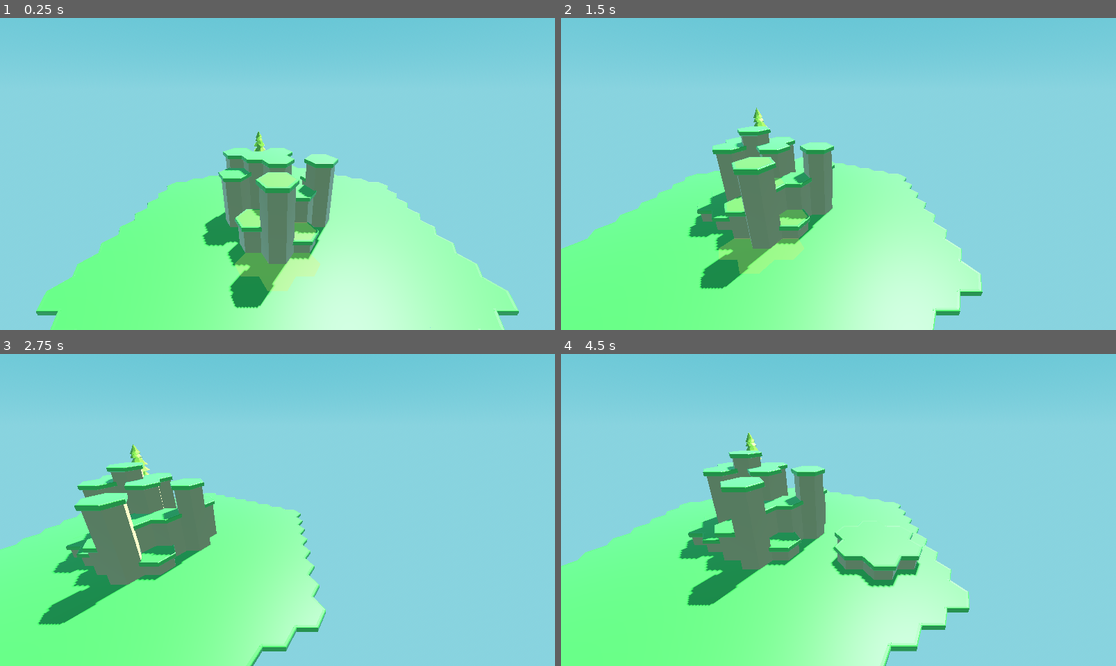
Above: before the commit, frames 1-4 (two rows, left to right).
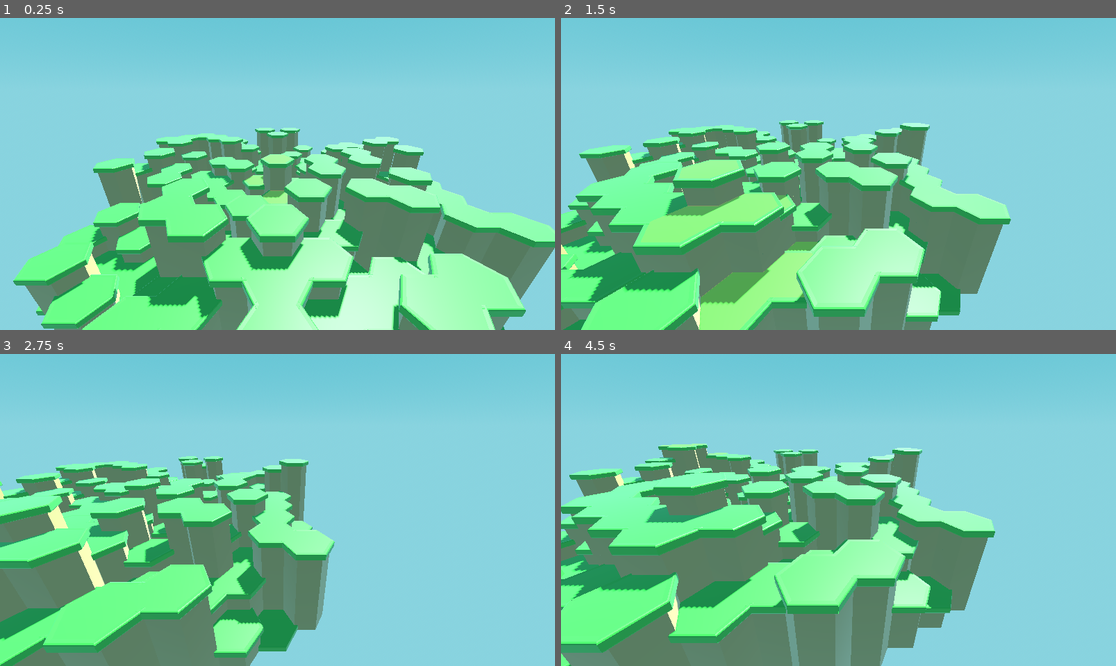
Above: after the commit, the same moments.

Repository: sixthkind/hexagon-godot
Game: Godot game, scene res://scene.tscn
Two runs of this game, one before a commit and one after it. Both use one fixed random seed, a clock stepped at 60 frames per second and the inputs below.
Inputs (mouse positions are in pixels of both pictures, inside the frame that each line leads up to):
- Up to frame 1 (0.25 s): no input
- Up to frame 2 (1.5 s): tap Enter at 0.5 s; move the mouse to (960, 158) at 0.52 s; hold D 0.53-1.25 s; tap Q at 0.6 s; click (960, 158) at 0.67 s; drag from (727, 189) to (810, 236) at 1.27 s
- Up to frame 3 (2.75 s): tap Space at 2 s; move the mouse to (333, 441) at 2.02 s; hold D from 2.03 s (still down); tap Shift at 2.1 s
- Up to frame 4 (4.5 s): release D at 2.75 s; drag from (810, 572) to (672, 463) at 2.77 s; tap Enter at 3.5 s; move the mouse to (1005, 556) at 3.52 s; hold A 3.53-4.25 s; tap Q at 3.6 s; drag from (672, 463) to (755, 432) at 4.27 s

The runs differ from the first frame. In frame 1, 31% of the frame differs, in the area x 2-100%, y 35-100%; in frame 2, 34%; in frame 3, 26%; in frame 4, 35%, in the area x 0-79%, y 25-100%.

Commit message:
Allow multiple decorations for a terrain type

Diff:
--- a/scene.tscn
+++ b/scene.tscn
@@ -7,11 +7,16 @@
 [ext_resource type="PackedScene" uid="uid://dxmtvw53ncot7" path="res://models/terrain/grass_overhang.glb" id="4_0svjd"]
 [ext_resource type="PackedScene" uid="uid://b5qhdi4j2lfj4" path="res://models/terrain/dirt_terrain.glb" id="4_lnbnb"]
 [ext_resource type="PackedScene" uid="uid://n8tedky57mt0" path="res://scenes/hexagon.tscn" id="5_u0dwq"]
+[ext_resource type="PackedScene" uid="uid://b3okb8iouifxh" path="res://models/terrain/forest_cover.glb" id="7_sd3f2"]
 [ext_resource type="PackedScene" uid="uid://p5vps6iuy5m4" path="res://models/terrain/sand_cover.glb" id="8_6jxas"]
 [ext_resource type="Material" uid="uid://bcyp542pqibbn" path="res://materials/water_material.tres" id="8_hs4hb"]
 [ext_resource type="PackedScene" uid="uid://c0v6vgdwu3y6m" path="res://models/highlight.glb" id="8_l371f"]
 [ext_resource type="PackedScene" uid="uid://b8aeun0qo1557" path="res://models/terrain/sand_overhang.glb" id="9_wmoyh"]
+[ext_resource type="Script" path="res://scripts/Decoration.gd" id="9_xjuar"]
+[ext_resource type="PackedScene" uid="uid://cagfmc8dx3jnc" path="res://models/terrain/forest_overhang.glb" id="10_4fihw"]
 [ext_resource type="PackedScene" uid="uid://75l1fnnptl8c" path="res://models/decorations/tree.glb" id="10_43sir"]
+[ext_resource type="PackedScene" uid="uid://2yanaeh1l6xi" path="res://models/decorations/rock.glb" id="10_x4jig"]
+[ext_resource type="PackedScene" uid="uid://n1ve5vdccxbx" path="res://models/decorations/seashell.glb" id="13_vpyjf"]
 
 [sub_resource type="ProceduralSkyMaterial" id="ProceduralSkyMaterial_2c7br"]
 sky_top_color = Color(0.282353, 0.619608, 0.698039, 1)
@@ -44,22 +49,50 @@
 [sub_resource type="Resource" id="Resource_vgnlr"]
 script = ExtResource("2_b56jq")
 name = "grass"
-decoration_mesh = ExtResource("10_43sir")
-max_position_modifier = 0.2
-max_scale_modifier = 0.25
-random_rotation = true
-place_decoration_underwater = false
+decorations = Array[ExtResource("9_xjuar")]([])
 cover_mesh = ExtResource("2_s0og2")
 overhang_mesh = ExtResource("4_0svjd")
 terrain_mesh = ExtResource("4_lnbnb")
 
+[sub_resource type="Resource" id="Resource_hiny4"]
+script = ExtResource("9_xjuar")
+mesh = ExtResource("10_43sir")
+weight = 5
+max_position_modifier = 0.2
+max_scale_modifier = 0.25
+random_rotation = true
+underwater_strategy = 1
+
+[sub_resource type="Resource" id="Resource_pgdyj"]
+script = ExtResource("9_xjuar")
+mesh = ExtResource("10_x4jig")
+weight = 1
+max_position_modifier = 0.3
+max_scale_modifier = 0.25
+random_rotation = true
+underwater_strategy = 0
+
+[sub_resource type="Resource" id="Resource_ilxcr"]
+script = ExtResource("2_b56jq")
+name = "forest"
+decorations = Array[ExtResource("9_xjuar")]([SubResource("Resource_hiny4"), SubResource("Resource_pgdyj")])
+cover_mesh = ExtResource("7_sd3f2")
+overhang_mesh = ExtResource("10_4fihw")
+terrain_mesh = ExtResource("4_lnbnb")
+
+[sub_resource type="Resource" id="Resource_ul3nv"]
+script = ExtResource("9_xjuar")
+mesh = ExtResource("13_vpyjf")
+weight = 1
+max_position_modifier = 0.3
+max_scale_modifier = 0.25
+random_rotation = true
+underwater_strategy = 2
+
 [sub_resource type="Resource" id="Resource_w0bmo"]
 script = ExtResource("2_b56jq")
 name = "sand"
-max_position_modifier = 0.1
-max_scale_modifier = 0.2
-random_rotation = true
-place_decoration_underwater = false
+decorations = Array[ExtResource("9_xjuar")]([SubResource("Resource_ul3nv")])
 cover_mesh = ExtResource("8_6jxas")
 overhang_mesh = ExtResource("9_wmoyh")
 terrain_mesh = ExtResource("4_lnbnb")
@@ -87,7 +120,7 @@
 [node name="World" type="Node3D" parent="."]
 script = ExtResource("1_o10kw")
 hexagon_count = 7
-terrain_types = Array[ExtResource("2_b56jq")]([SubResource("Resource_vgnlr"), SubResource("Resource_w0bmo")])
+terrain_types = Array[ExtResource("2_b56jq")]([SubResource("Resource_vgnlr"), SubResource("Resource_ilxcr"), SubResource("Resource_w0bmo")])
 hexagon_instance = ExtResource("5_u0dwq")
 highlight_instance = ExtResource("8_l371f")
 
--- /dev/null
+++ b/scripts/Decoration.gd
@@ -0,0 +1,10 @@
+class_name Decoration extends Resource
+
+@export var mesh: PackedScene
+@export_range(1, 10) var weight = 1
+@export_range(0, 0.3) var max_position_modifier: float = 0.2
+@export_range(0, 0.5) var max_scale_modifier: float = 0.25
+@export var random_rotation: bool = true
+
+enum UnderwaterStrategy { Ignore, AboveOnly, BelowOnly }
+@export var underwater_strategy: UnderwaterStrategy = UnderwaterStrategy.AboveOnly
--- a/scripts/TerrainType.gd
+++ b/scripts/TerrainType.gd
@@ -1,15 +1,39 @@
 class_name TerrainType extends Resource
 
 @export var name: String
-
-@export_category("Decoration")
-@export var decoration_mesh: PackedScene
-@export_range(0, 0.3) var max_position_modifier: float = 0.1
-@export_range(0, 0.5) var max_scale_modifier: float = 0.2
-@export var random_rotation: bool = true
-@export var place_decoration_underwater: bool = false
+@export var decorations: Array[Decoration]
 
 @export_group("References")
 @export var cover_mesh: PackedScene
 @export var overhang_mesh: PackedScene
 @export var terrain_mesh: PackedScene
+
+func get_total_weight(above_water: bool) -> Array:
+	var total_weight: int = 0
+	var filted_decorations: Array[Decoration] = []
+
+	for decoration in decorations:
+		if decoration.underwater_strategy == Decoration.UnderwaterStrategy.Ignore or \
+		(decoration.underwater_strategy == Decoration.UnderwaterStrategy.AboveOnly and above_water) or \
+		(decoration.underwater_strategy == Decoration.UnderwaterStrategy.BelowOnly and not above_water):
+			total_weight += decoration.weight
+			filted_decorations.push_back(decoration)
+
+	return [filted_decorations, total_weight]
+
+func get_decoration(above_water: bool) -> Decoration:
+	var results: Array = get_total_weight(above_water)
+	var filtered_decorations: Array[Decoration] = results[0]
+	var randomized_value: int = randi_range(0, results[1])
+	var decoration_index: int = 0
+
+	if len(filtered_decorations) == 0: return null
+
+	while randomized_value > filtered_decorations[decoration_index].weight:
+		randomized_value -= filtered_decorations[decoration_index].weight
+		decoration_index += 1
+
+		if decoration_index >= len(filtered_decorations):
+			return null
+
+	return filtered_decorations[decoration_index]
--- a/scripts/hexagons/Hexagon.gd
+++ b/scripts/hexagons/Hexagon.gd
@@ -13,7 +13,7 @@
 	self.terrain_type = terrain_type
 	self.has_decoration = has_decoration
 	self.world = world
-	self.height = 0 if grid_position.length() > 3 else randi_range(0, 5)
+	self.height = randi_range(0, 5)
 	return self
 
 func update_meshes():
@@ -60,24 +60,26 @@
 		overhang_mesh.rotation = Vector3(0, HexagonUtils.edge_angles[i], 0)
 
 func place_decoration_mesh(mesh_parent: Node3D):
-	if not self.terrain_type.decoration_mesh: return
+	if not self.terrain_type.decorations: return
 	if not self.has_decoration: return
-	if not self.terrain_type.place_decoration_underwater and self.height < 2: return # TODO: parameter for water height
 
-	var decoration_mesh: Node3D = self.terrain_type.decoration_mesh.instantiate()
+	var decoration: Decoration = self.terrain_type.get_decoration(self.height >= 2) # TODO: parameter for water height
+	if not decoration: return
+
+	var decoration_mesh: Node3D = decoration.mesh.instantiate()
 	mesh_parent.add_child(decoration_mesh)
 
 	# Random position
-	var x_position: float = randf_range(-self.terrain_type.max_position_modifier, self.terrain_type.max_position_modifier)
-	var z_position: float = randf_range(-self.terrain_type.max_position_modifier, self.terrain_type.max_position_modifier)
+	var x_position: float = randf_range(-decoration.max_position_modifier, decoration.max_position_modifier)
+	var z_position: float = randf_range(-decoration.max_position_modifier, decoration.max_position_modifier)
 	decoration_mesh.position = Vector3(x_position, self.height + HexagonUtils.COVER_HEIGHT, z_position)
 
 	# Random rotation
-	if self.terrain_type.random_rotation:
+	if decoration.random_rotation:
 		decoration_mesh.rotation = Vector3(0, randf_range(0, 2 * PI), 0)
 
 	# Random scale
-	var new_scale = randf_range(1 - self.terrain_type.max_scale_modifier, 1 + self.terrain_type.max_scale_modifier)
+	var new_scale = randf_range(1 - decoration.max_scale_modifier, 1 + decoration.max_scale_modifier)
 	decoration_mesh.scale = Vector3(new_scale, new_scale, new_scale)
 
 func update_collider():
@@ -98,6 +100,8 @@
 	update_meshes()
 
 func set_decoration(decoration: bool):
+	if len(self.terrain_type.decorations) == 0: return
+
 	self.has_decoration = decoration
 	update_meshes()
 
Binary file added: models/decorations/rock.glb
Not shown, added: models/decorations/rock.glb.import
Binary file added: models/decorations/seashell.glb
Not shown, added: models/decorations/seashell.glb.import
Binary file added: models/terrain/forest_cover.glb
Not shown, added: models/terrain/forest_cover.glb.import
Binary file added: models/terrain/forest_overhang.glb
Not shown, added: models/terrain/forest_overhang.glb.import
Not shown: 1 places in scene.tscn that only renumber resources
